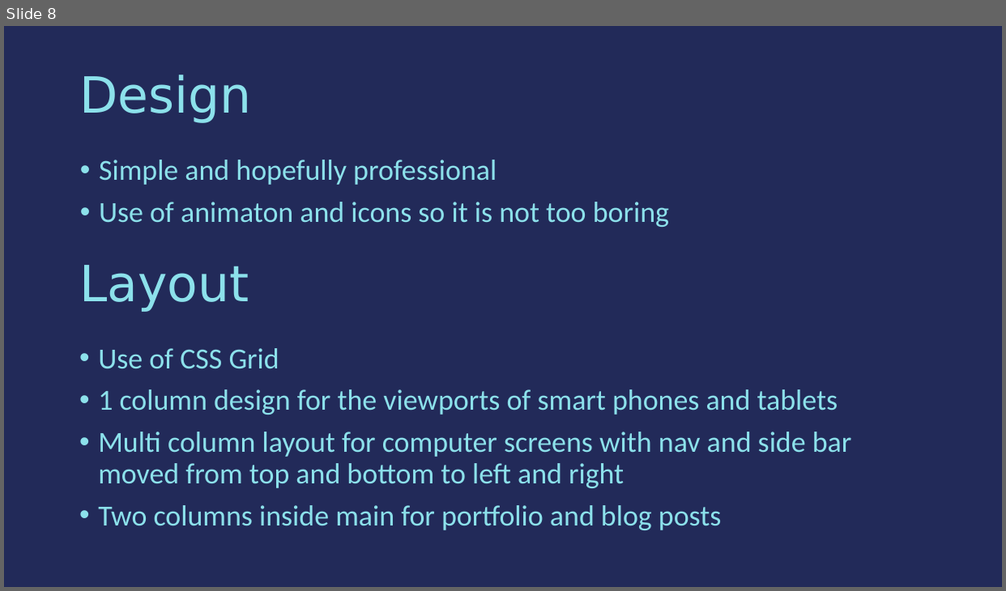
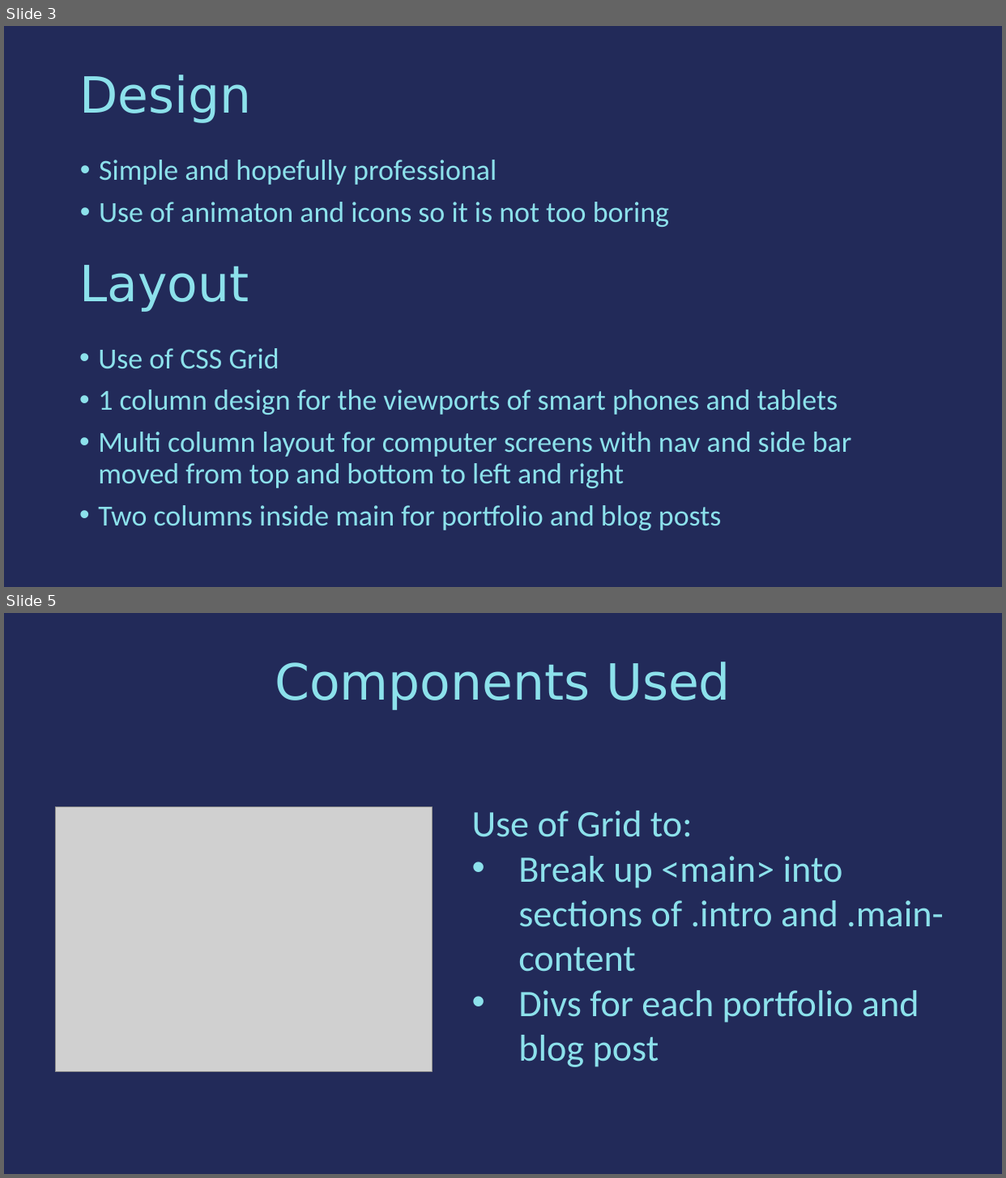
Before and after one commit to noe13hsu/T1A2---Portfolio, a slide deck: ppt/portfolio.pptx. Shown one above the other, each under a label of ours: slide 8 before the commit, slides 3 and 5 after it; the slides between them are not shown. The pictures are 1006x591 and 1006x1178 pixels, drawn with LibreOffice and Linux fonts; fonts in the diff are those of the drawing; grey boxes stand for pictures. Boxes give left, top, right and bottom in pixels: in the first picture for what was removed or moved away, otherwise in the second. Text is boxed around its words. In the diff, an @@ line names an element or a change of style, - is before the commit and + after.

```diff
--- a/ppt/portfolio.pptx
+++ b/ppt/portfolio.pptx
@@ slide 5 added at bbox=[4, 613, 1002, 1174], background #222A59 @@
@@ title added at bbox=[275, 662, 731, 710], 48 pt, text #8CE1EB @@
+Components Used
@@ picture added at bbox=[55, 807, 432, 1072] @@
@@ text added at bbox=[472, 811, 944, 1067], 36 pt, text #8CE1EB @@
+Use of Grid to:
+• Break up <main> into sections of .intro and .main-content
+• Divs for each portfolio and blog post
@@ what was slide 8 is now slide 3 @@
```
Also in this commit, not shown: 1 slide changed, 2 other slides added, 2 slides removed, 20 other files.
